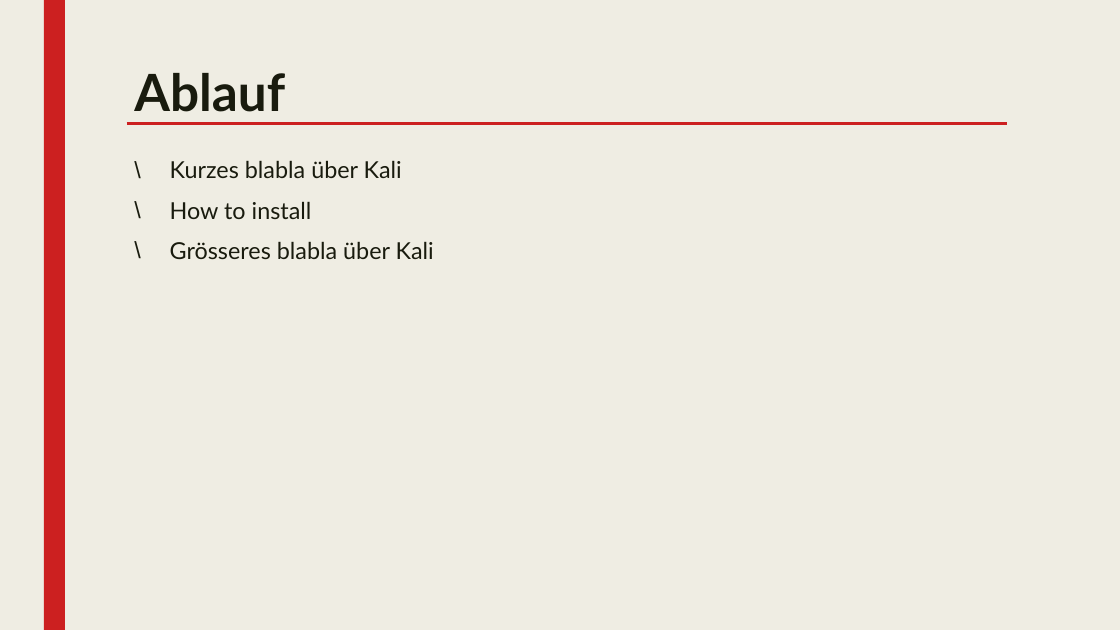
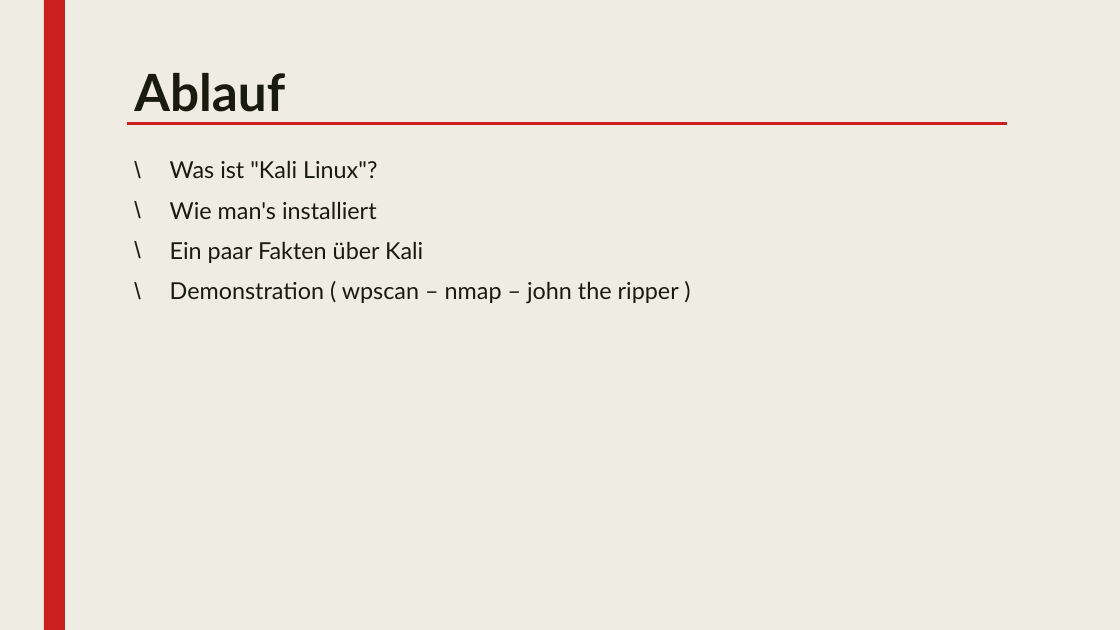
Before and after one commit to thebauzz/maersu-doku, a slide deck: slide 2 of m183/KaliLinux.pptx. Drawn at 1120x630 pixels with LibreOffice and Linux fonts; fonts in the diff are those of the drawing. Boxes give left, top, right and bottom in pixels: in the first picture for what was removed or moved away, otherwise in the second. Text is boxed around its words. In the diff, an @@ line names an element or a change of style, - is before the commit and + after.

Commit message:
progress - v190402-21.33

```diff
--- a/m183/KaliLinux.pptx
+++ b/m183/KaliLinux.pptx
@@ text at (x1=170, y1=160, x2=679, y2=304): text changed @@
-\ Kurzes blabla über Kali
-\ How to install
-\ Grösseres blabla über Kali
+\ Was ist "Kali Linux"?
+\ Wie man's installiert
+\ Ein paar Fakten über Kali
+\ Demonstration ( wpscan – nmap – john the ripper )
```
